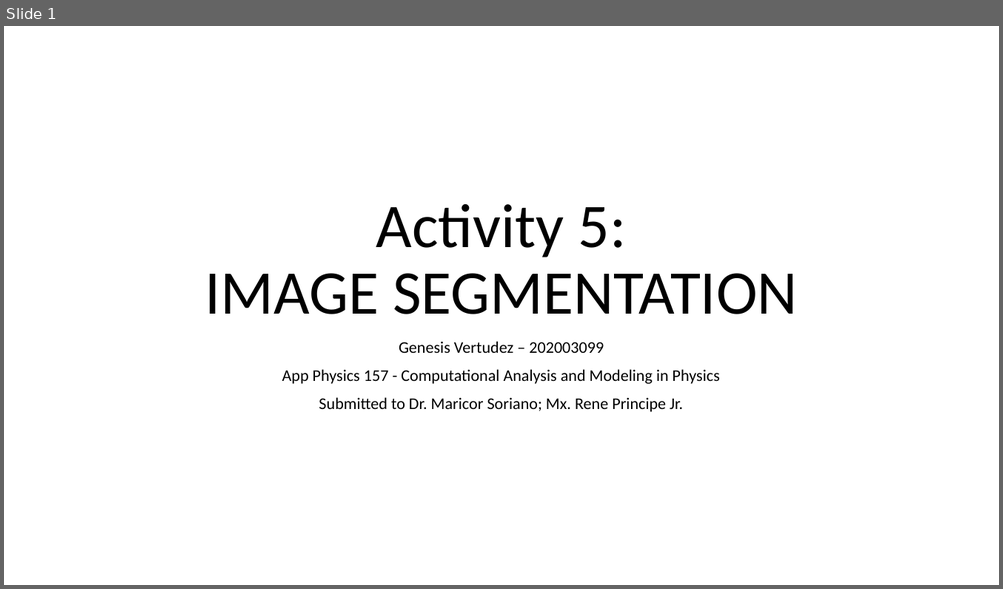
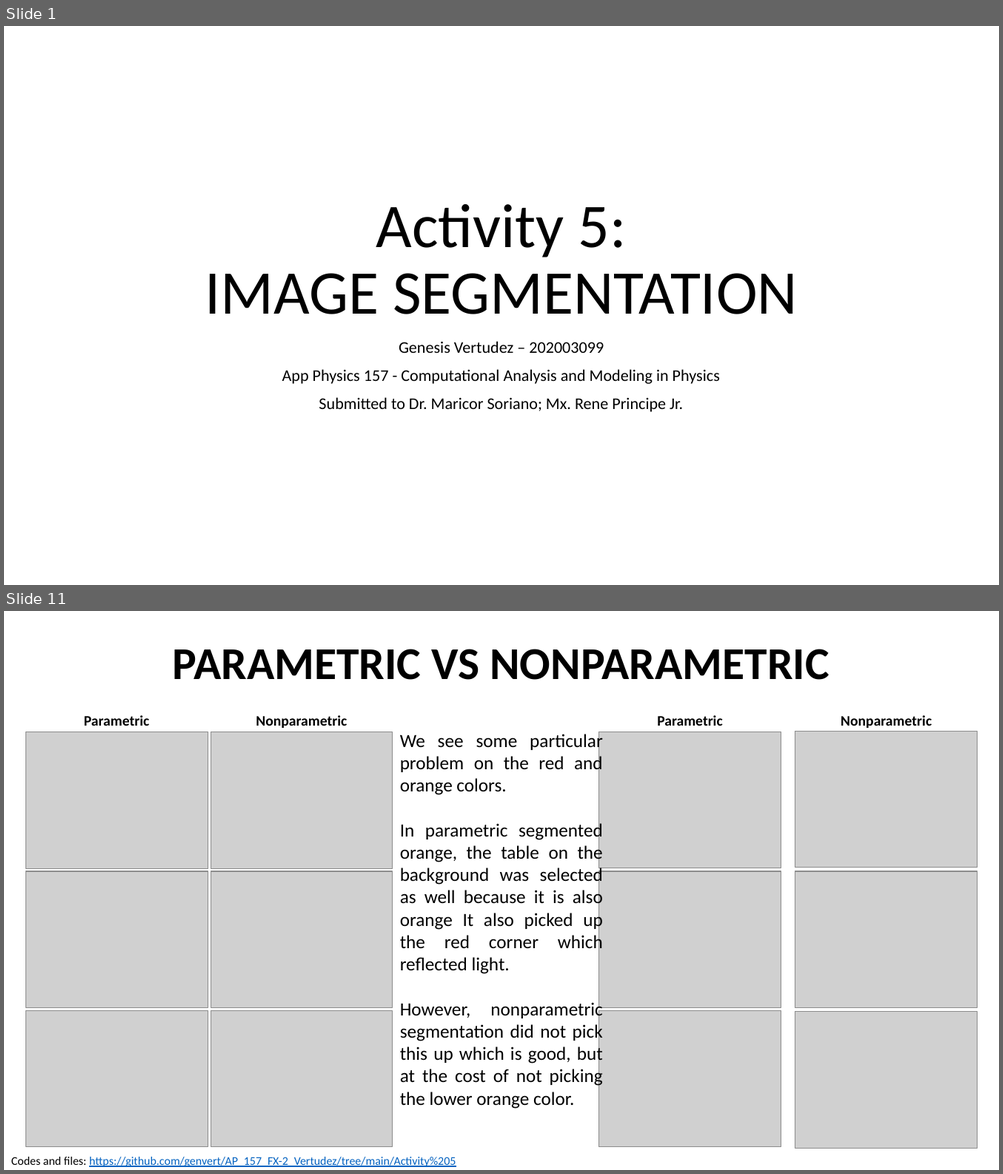
Before and after one commit to genvert/AP_157_FX-2_Vertudez, a slide deck: Activity 5/Vertudez_Activity_5_Report.pptx. Shown one above the other, each under a label of ours: slide 1 before the commit, slides 1 and 11 after it; the slides between them are not shown. The pictures are 1003x589 and 1003x1174 pixels, drawn with LibreOffice and Linux fonts; fonts in the diff are those of the drawing; grey boxes stand for pictures. Boxes give left, top, right and bottom in pixels: in the first picture for what was removed or moved away, otherwise in the second. Text is boxed around its words. In the diff, an @@ line names an element or a change of style, - is before the commit and + after.

```diff
--- a/Activity 5/Vertudez_Activity_5_Report.pptx
+++ b/Activity 5/Vertudez_Activity_5_Report.pptx
@@ slide 11 added at box(4, 611, 999, 1170), background #FFFFFF @@
@@ title added at box(173, 649, 828, 680), 44 pt, text #000000, bold @@
+PARAMETRIC VS NONPARAMETRIC
@@ text added at box(84, 715, 149, 726), 14 pt, text #000000, bold @@
+Parametric
@@ text added at box(256, 715, 347, 728), 14 pt, text #000000, bold @@
+Nonparametric
@@ text added at box(657, 715, 722, 726), 14 pt, text #000000, bold @@
+Parametric
@@ text added at box(840, 715, 931, 728), 14 pt, text #000000, bold @@
+Nonparametric
@@ picture added at box(25, 732, 208, 869) @@
@@ picture added at box(210, 732, 392, 869) @@
@@ text added at box(400, 732, 603, 1109), 18 pt, text #000000 @@
+We see some particular problem on the red and orange colors.
+In parametric segmented orange, the table on the background was selected as well because it is also orange It also picked up the red corner which reflected light.
+However, nonparametric segmentation did not pick this up which is good, but at the cost of not picking the lower orange color.
@@ picture added at box(599, 732, 781, 869) @@
@@ picture added at box(795, 731, 977, 868) @@
@@ picture added at box(25, 871, 208, 1008) @@
@@ picture added at box(210, 871, 392, 1008) @@
@@ picture added at box(599, 871, 781, 1008) @@
@@ picture added at box(795, 871, 977, 1008) @@
@@ picture added at box(25, 1011, 208, 1147) @@
@@ picture added at box(210, 1011, 392, 1147) @@
@@ picture added at box(599, 1011, 781, 1147) @@
@@ picture added at box(795, 1012, 977, 1149) @@
@@ text added at box(11, 1157, 455, 1167), 11.4 pt, text #0563C1, underline @@
+Codes and files: https://github.com/genvert/AP_157_FX-2_Vertudez/tree/main/Activity%205
```
Also in this commit, not shown: 11 slides changed, 5 other slides added, 2 other files.
